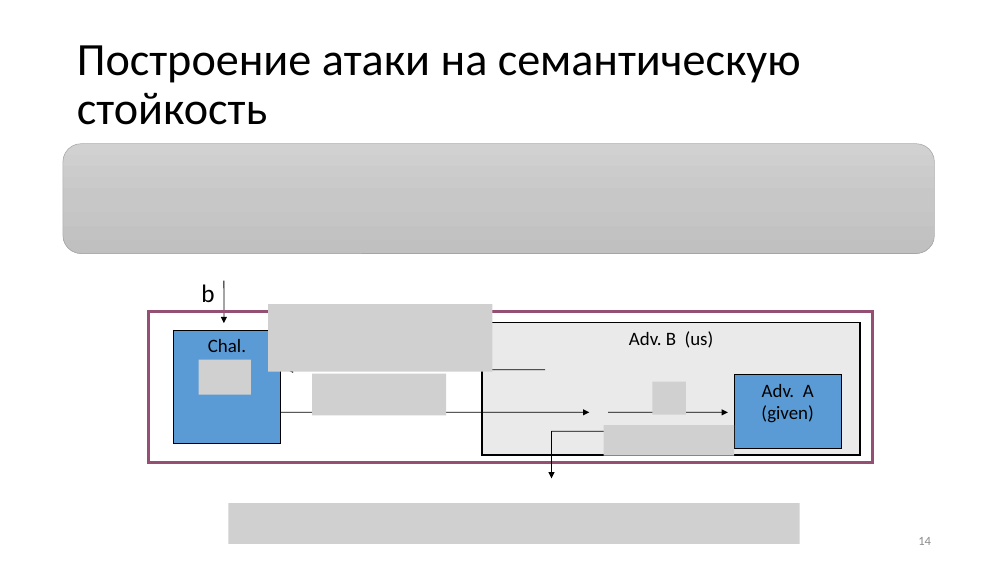
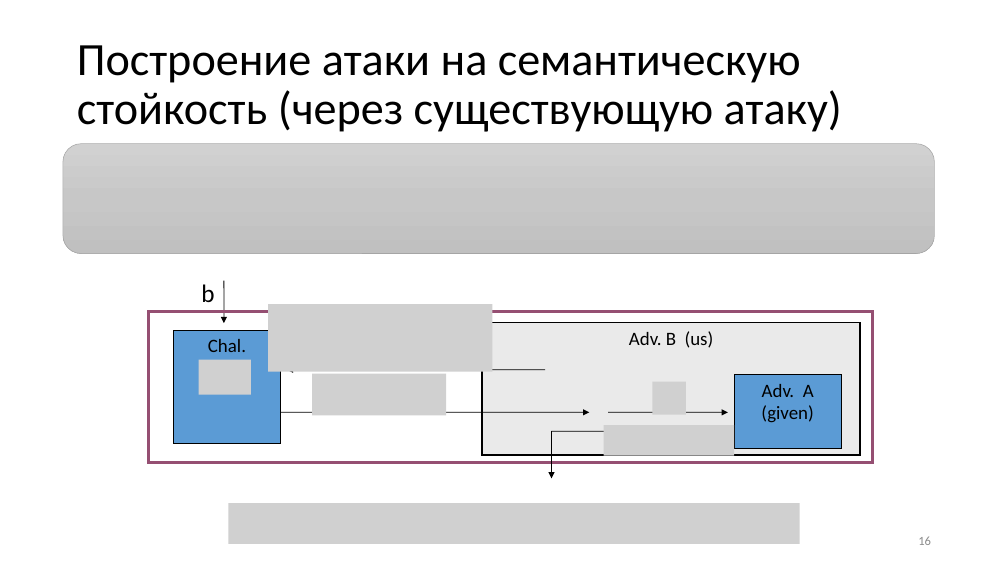
Before and after one commit to CryptoCourse/CryptoLectures, a slide deck: slide 16 of Lectures/Lecture1-b.pptx (slide 14 before the commit). Drawn at 1008x567 pixels with LibreOffice and Linux fonts; fonts in the diff are those of the drawing; grey boxes stand for pictures. Boxes give left, top, right and bottom in pixels: in the first picture for what was removed or moved away, otherwise in the second. Text is boxed around its words. In the diff, an @@ line names an element or a change of style, - is before the commit and + after.

```diff
--- a/Lectures/Lecture1-b.pptx
+++ b/Lectures/Lecture1-b.pptx
@@ title at <box>77,45,842,132</box>: text changed @@
-Построение атаки на семантическую стойкость
+Построение атаки на семантическую стойкость (через существующую атаку)
@@ page number at <box>918,536,931,545</box>: text changed @@
-14
+16
```
Also in this commit, not shown: 3 other slides changed, 2 slides added.
